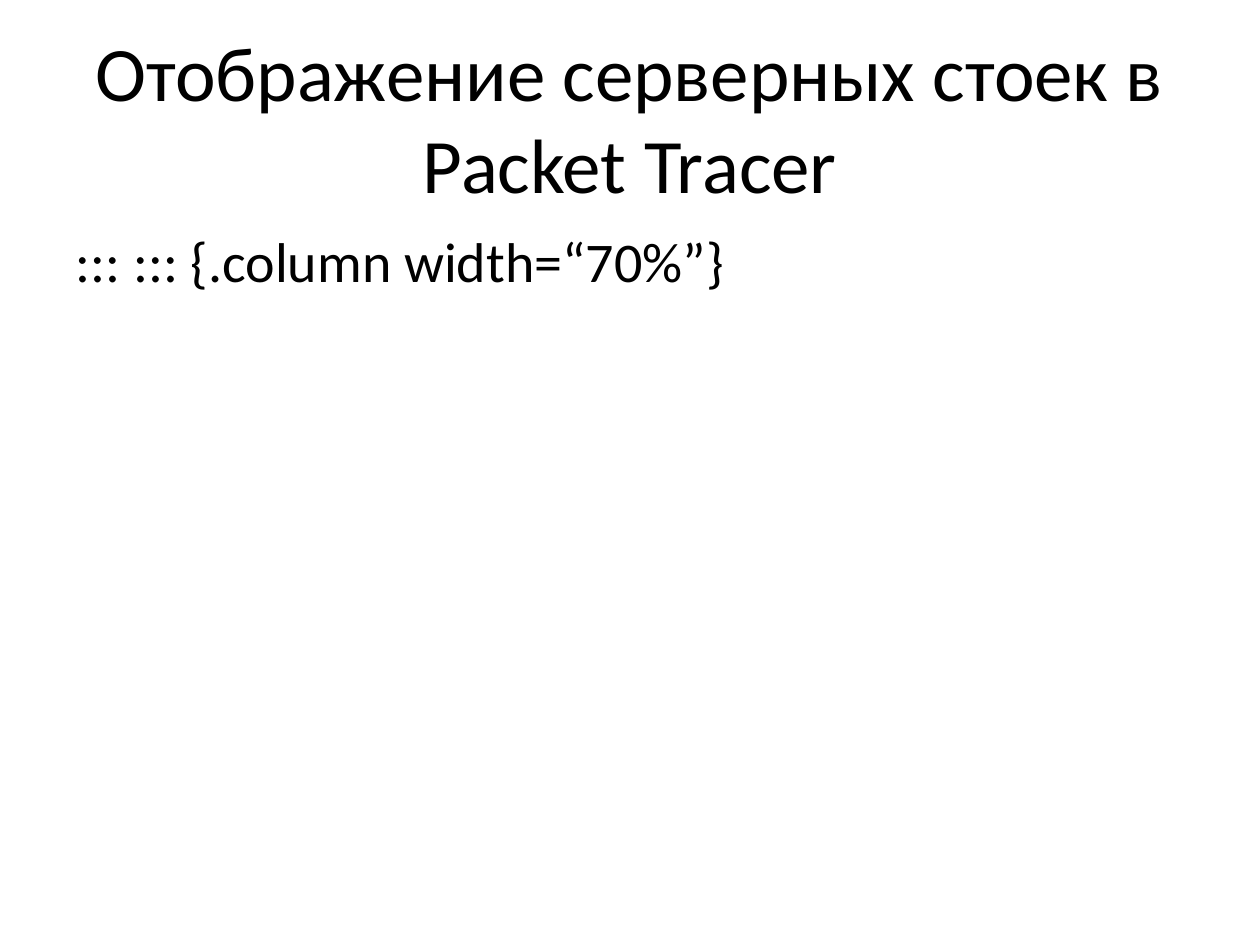
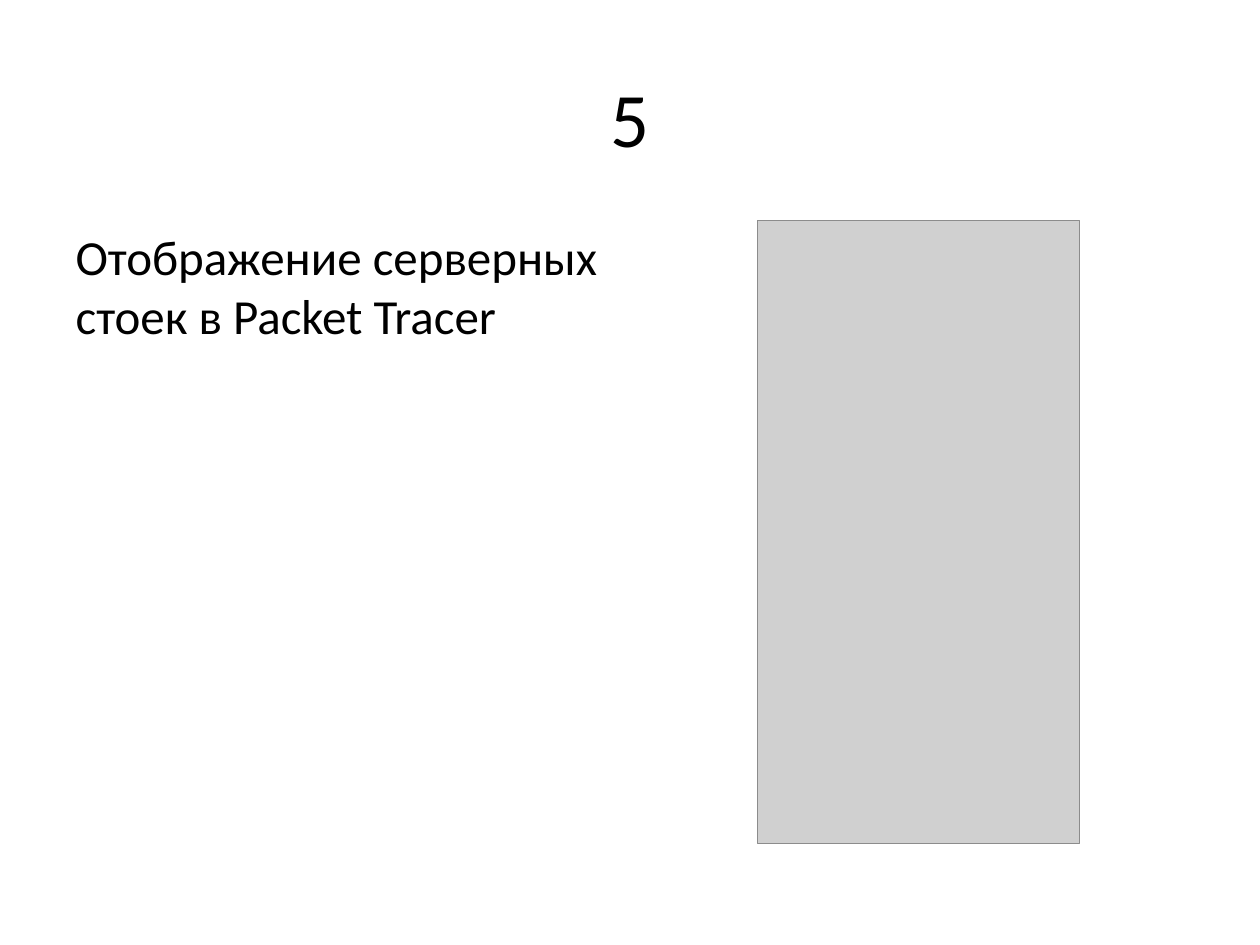
Before and after one commit to pyskandarova/study_2024-2025_net-admin, a slide deck: slide 10 of labs/lab07/presentation/presentation.pptx (slide 13 before the commit). Drawn at 1260x945 pixels with LibreOffice and Linux fonts; fonts in the diff are those of the drawing; grey boxes stand for pictures. Boxes give left, top, right and bottom in pixels: in the first picture for what was removed or moved away, otherwise in the second. Text is boxed around its words. In the diff, an @@ line names an element or a change of style, - is before the commit and + after.

```diff
--- a/labs/lab07/presentation/presentation.pptx
+++ b/labs/lab07/presentation/presentation.pptx
@@ title added at [610, 97, 649, 148], 44 pt, text #000000 @@
+5
@@ text "Отображение серверных стоек в Packet ...": place and size @@
-text "Отображение серверных стоек в Packet ..." at [95, 48, 1163, 194]
+text "Отображение серверных стоек в Packet ..." at [76, 241, 597, 335]
@@ text "Отображение серверных стоек в Packet ..." at [76, 241, 597, 335]: size 44 to 28 pt; alignment centre to left; more space between paragraphs; vertical alignment middle to top @@
@@ picture added at [757, 220, 1080, 843] @@
@@ text removed at [191, 241, 724, 290] @@
-::: ::: {.column width=“70%”}
```
Also in this commit, not shown: 7 other slides changed, 4 slides added, 15 slides removed, 2 other files.
